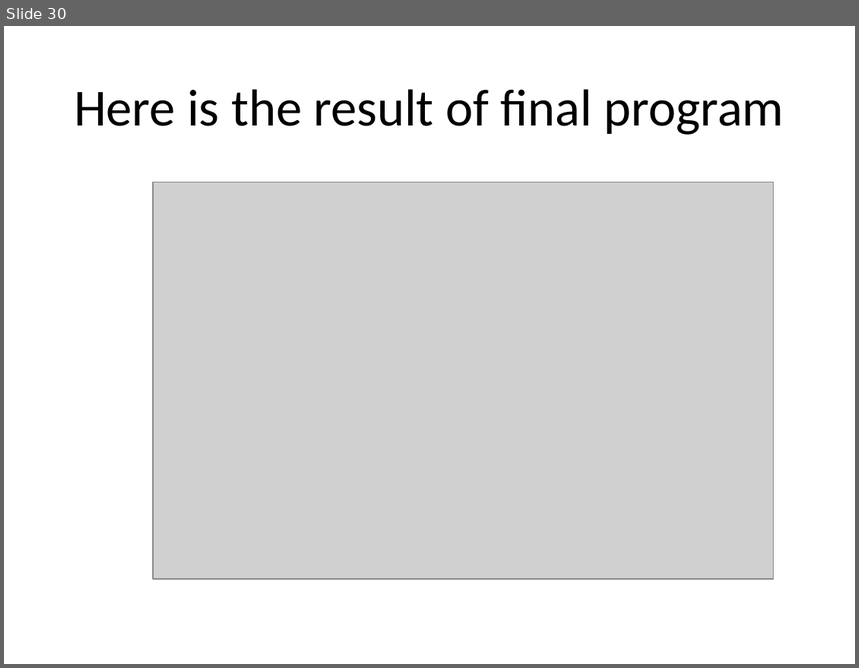
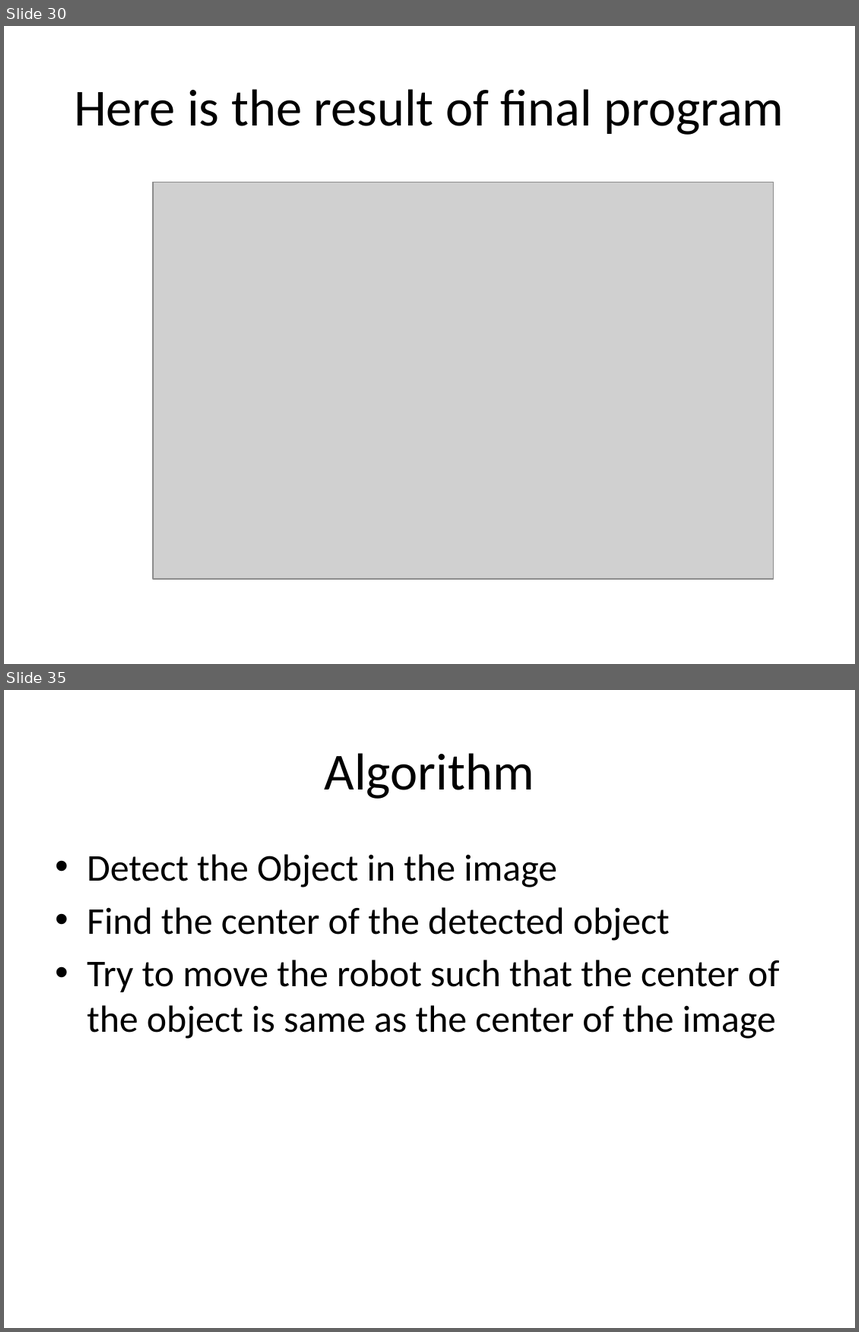
Before and after one commit to akshar100/Matlab-Image-Detection, a slide deck: Matlab and Image Detection.pptx. Shown one above the other, each under a label of ours: slide 30 before the commit, slides 30 and 35 after it; the slides between them are not shown. The pictures are 859x668 and 859x1332 pixels, drawn with LibreOffice and Linux fonts; fonts in the diff are those of the drawing; grey boxes stand for pictures. Boxes give left, top, right and bottom in pixels: in the first picture for what was removed or moved away, otherwise in the second. Text is boxed around its words. In the diff, an @@ line names an element or a change of style, - is before the commit and + after.

```diff
--- a/Matlab and Image Detection.pptx
+++ b/Matlab and Image Detection.pptx
@@ slide 35 added at (4, 690, 855, 1328), background #FFFFFF @@
@@ title added at (325, 753, 534, 799), 44 pt, text #000000 @@
+Algorithm
@@ text added at (87, 854, 779, 1039), 32 pt, text #000000 @@
+• Detect the Object in the image
+• Find the center of the detected object
+• Try to move the robot such that the center of the object is same as the center of the image
```
Also in this commit, not shown: 3 slides changed, 5 other slides added, 1 other file.
